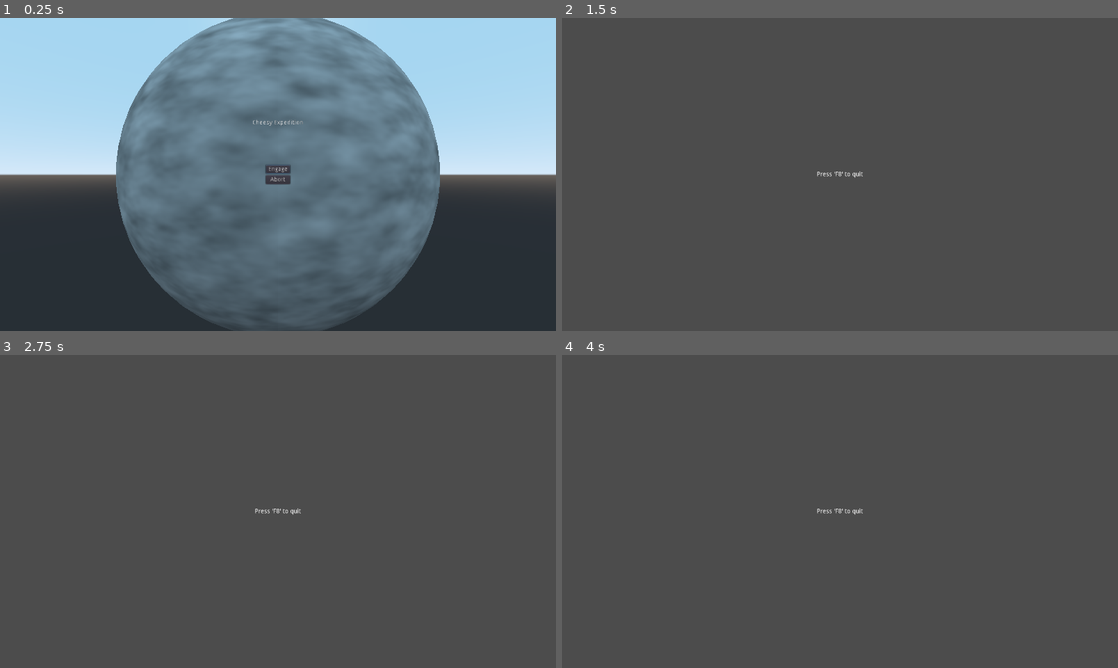
Above: before the commit, frames 1-4 (two rows, left to right).
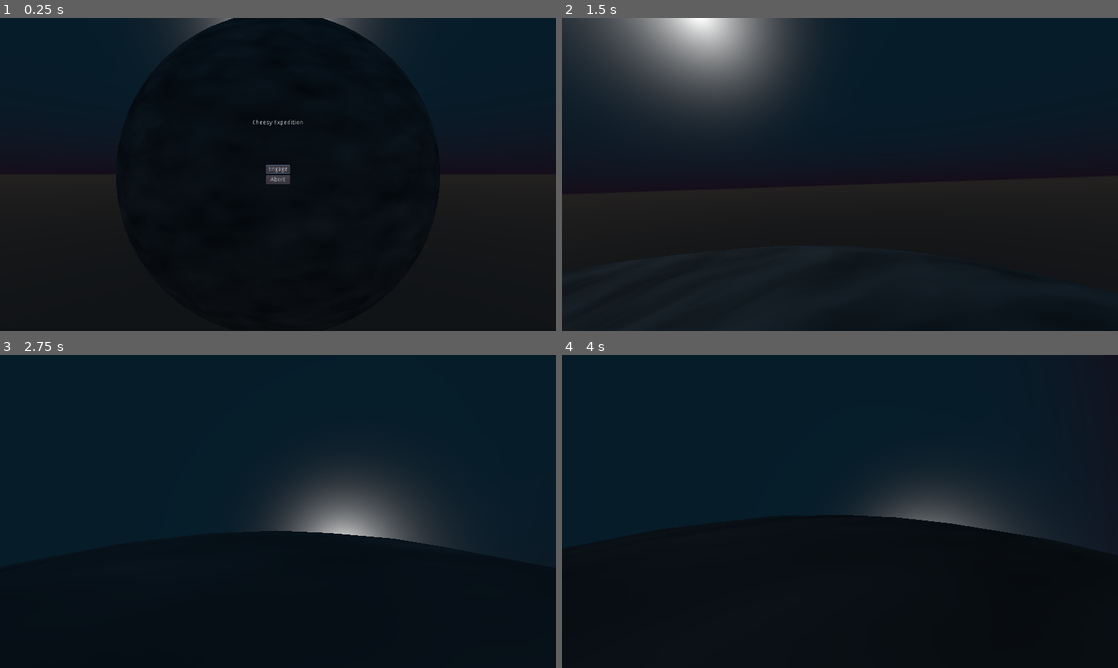
Above: after the commit, the same moments.

Repository: Niemi-Bros-Entertainment/Godot-Wild-Jam-48
Game: Godot game, scene res://Scenes/Title.tscn
Two runs of this game, one before a commit and one after it. Both use one fixed random seed, a clock stepped at 60 frames per second and the inputs below.
Inputs (mouse positions are in pixels of both pictures, inside the frame that each line leads up to):
- Up to frame 1 (0.25 s): no input
- Up to frame 2 (1.5 s): click "Engage" at 0.5 s; tap F at 1.25 s; move the mouse to (962, 158) at 1.27 s; press the mouse at (962, 158) at 1.28 s; hold D (move_right) from 1.28 s (still down)
- Up to frame 3 (2.75 s): tap F at 2 s; move the mouse to (166, 527) at 2.02 s; release D (move_right) at 2.03 s; release the mouse at (166, 527) at 2.03 s; hold S (move_backward) from 2.03 s (still down); click (166, 527) at 2.1 s
- Up to frame 4 (4 s): tap F at 2.75, 3.5 s; move the mouse to (895, 442) at 2.77 s; release S (move_backward) at 2.78 s; press the mouse at (895, 442) at 2.78 s; hold D (move_right) 2.78-3.53 s; move the mouse to (812, 574) at 3.52 s; release the mouse at (812, 574) at 3.53 s; hold W (move_forward) from 3.53 s (still down); click (812, 574) at 3.6 s

The runs differ from the first frame. In frame 1, 100% of the frame differs, in the area x 0-100%, y 0-100%; in frame 2, 96%; in frame 3, 98%; in frame 4, 99%.

Commit message:
(#1) Sphere walker scene
-Player prefab and script, zoom around the moon!
-swapped game scene path to the sphere walker test scene
-edited default environment colors

Diff:
--- a/Godot-Wild-Jam-48-Project/DefaultEnv.tres
+++ b/Godot-Wild-Jam-48-Project/DefaultEnv.tres
@@ -1,7 +1,15 @@
 [gd_resource type="Environment" load_steps=2 format=2]
 
 [sub_resource type="ProceduralSky" id=1]
+sky_top_color = Color( 0.0235294, 0.113725, 0.164706, 1 )
+sky_horizon_color = Color( 0.0862745, 0.0509804, 0.101961, 1 )
+ground_bottom_color = Color( 0.0666, 0.0783, 0.09, 1 )
+ground_horizon_color = Color( 0.141176, 0.133333, 0.129412, 1 )
+ground_curve = 0.09
 
 [resource]
 background_mode = 2
 background_sky = SubResource( 1 )
+background_color = Color( 0.03, 0.03, 0.03, 1 )
+ambient_light_color = Color( 0.317647, 0.317647, 0.341176, 1 )
+glow_enabled = true
--- /dev/null
+++ b/Godot-Wild-Jam-48-Project/Scenes/Prefabs/Player.tscn
@@ -0,0 +1,31 @@
+[gd_scene load_steps=4 format=2]
+
+[ext_resource path="res://Scripts/Player.gd" type="Script" id=1]
+
+[sub_resource type="CapsuleShape" id=1]
+radius = 0.5
+
+[sub_resource type="BoxShape" id=2]
+extents = Vector3( 0.4, 0.1, 0.4 )
+
+[node name="Player" type="KinematicBody" groups=["Player"]]
+collision_layer = 2
+script = ExtResource( 1 )
+
+[node name="Body" type="CollisionShape" parent="."]
+transform = Transform( 1, 0, 0, 0, -4.37114e-08, -1, 0, 1, -4.37114e-08, 0, 1, 0 )
+shape = SubResource( 1 )
+
+[node name="Feet" type="CollisionShape" parent="."]
+transform = Transform( 1, 0, 0, 0, 1, 0, 0, 0, 1, 0, 0.1, 0 )
+shape = SubResource( 2 )
+disabled = true
+
+[node name="Pivot" type="Spatial" parent="."]
+transform = Transform( 1, 0, 0, 0, 1, 0, 0, 0, 1, 0, 1.75, 0 )
+
+[node name="Camera" type="Camera" parent="Pivot"]
+
+[node name="RayCast" type="RayCast" parent="."]
+enabled = true
+debug_shape_custom_color = Color( 0.298039, 0.254902, 0.207843, 1 )
--- /dev/null
+++ b/Godot-Wild-Jam-48-Project/Scenes/Tests/SphereWalker.tscn
@@ -0,0 +1,11 @@
+[gd_scene load_steps=3 format=2]
+
+[ext_resource path="res://Scenes/Prefabs/Player.tscn" type="PackedScene" id=1]
+[ext_resource path="res://Scenes/Prefabs/Moon_Placeholder.tscn" type="PackedScene" id=2]
+
+[node name="PlanetWalker" type="Spatial"]
+
+[node name="Moon" parent="." instance=ExtResource( 2 )]
+
+[node name="Player" parent="." instance=ExtResource( 1 )]
+transform = Transform( 1, 0, 0, 0, 1, 0, 0, 0, 1, 0, 126.593, 0 )
--- a/Godot-Wild-Jam-48-Project/Scripts/Constants.gd
+++ b/Godot-Wild-Jam-48-Project/Scripts/Constants.gd
@@ -1,4 +1,8 @@
 class_name Constants extends Reference
 
 const TITLE_SCENE_PATH = "res://Scenes/Title.tscn"
-const GAME_SCENE_PATH = "res://Scenes/Game.tscn"
+#const GAME_SCENE_PATH = "res://Scenes/Game.tscn"
+const GAME_SCENE_PATH = "res://Scenes/Tests/SphereWalker.tscn"
+
+
+const MOON_RADIUS :float = 50.0
--- /dev/null
+++ b/Godot-Wild-Jam-48-Project/Scripts/Player.gd
@@ -0,0 +1,90 @@
+extends KinematicBody
+
+onready var pivot :Spatial = $Pivot
+onready var raycast :RayCast = $RayCast
+onready var camera :Camera = $Pivot/Camera
+
+var mouseSensitivity = 0.002 # radians/pixel
+
+const ORIGIN :Vector3 = Vector3.ZERO
+const MOON_RADIUS :float = Constants.MOON_RADIUS
+const TRANSFORM_INTERPOLATE :float = 0.2
+const LOOK_PITCH_LIMIT :float = deg2rad(89.0)
+const GRAVITY_STRENGTH :float = 20.0
+
+export(float) var speed = 50.0
+export(float) var acceleration = 5.0
+
+var direction :Vector3 = Vector3.ZERO
+var velocity :Vector3 = Vector3.ZERO
+
+onready var up :Vector3 = global_transform.basis.y
+
+
+func _ready():
+	global_transform.origin.y = MOON_RADIUS
+	Input.set_mouse_mode(Input.MOUSE_MODE_CAPTURED)
+
+
+func _physics_process(delta :float):
+	direction = get_input()
+	up = -get_gravity_dir()
+
+	raycast.cast_to = raycast.to_local(ORIGIN - raycast.global_transform.origin)
+
+	direction += -up * GRAVITY_STRENGTH
+
+	velocity = velocity.linear_interpolate(direction * speed, acceleration * delta)
+	velocity = move_and_slide(velocity, up, true)
+
+	var xform :Transform = align_with_y(global_transform, up)
+	global_transform = global_transform.interpolate_with(xform, TRANSFORM_INTERPOLATE)
+
+
+func align_with_y(xform :Transform, new_y :Vector3) -> Transform:
+	xform.basis.y = new_y
+	xform.basis.x = -xform.basis.z.cross(new_y)
+	xform.basis = xform.basis.orthonormalized()
+	return xform
+#
+#
+func _unhandled_input(event :InputEvent):
+	if Input.get_mouse_mode() == Input.MOUSE_MODE_CAPTURED:
+		if event.is_action_pressed("ui_cancel"):
+			Input.set_mouse_mode(Input.MOUSE_MODE_VISIBLE)
+	else:
+		if event.is_action_pressed("ui_cancel"):
+			_exit_game()
+		elif event.is_action_pressed("l-click"):
+			if Input.get_mouse_mode() == Input.MOUSE_MODE_VISIBLE:
+				Input.set_mouse_mode(Input.MOUSE_MODE_CAPTURED)
+
+	if event is InputEventMouseMotion:
+		match Input.get_mouse_mode():
+			Input.MOUSE_MODE_CAPTURED:
+				rotate(up, -event.relative.x * mouseSensitivity)
+				pivot.rotate_x(-event.relative.y * mouseSensitivity)
+				pivot.rotation.x = clamp(pivot.rotation.x, -LOOK_PITCH_LIMIT, LOOK_PITCH_LIMIT)
+
+
+func get_gravity_dir() -> Vector3:
+	return (ORIGIN - global_transform.origin).normalized()
+
+
+func get_input() -> Vector3:
+	var inputDir :Vector3 = Vector3.ZERO
+	if Input.is_action_pressed("move_forward"):
+		inputDir += -global_transform.basis.z
+	if Input.is_action_pressed("move_backward"):
+		inputDir += global_transform.basis.z
+	if Input.is_action_pressed("move_left"):
+		inputDir += -global_transform.basis.x
+	if Input.is_action_pressed("move_right"):
+		inputDir += global_transform.basis.x
+	inputDir = inputDir.normalized()
+	return inputDir
+
+
+func _exit_game():
+	# warning-ignore:return_value_discarded
+	get_tree().change_scene(Constants.TITLE_SCENE_PATH)
